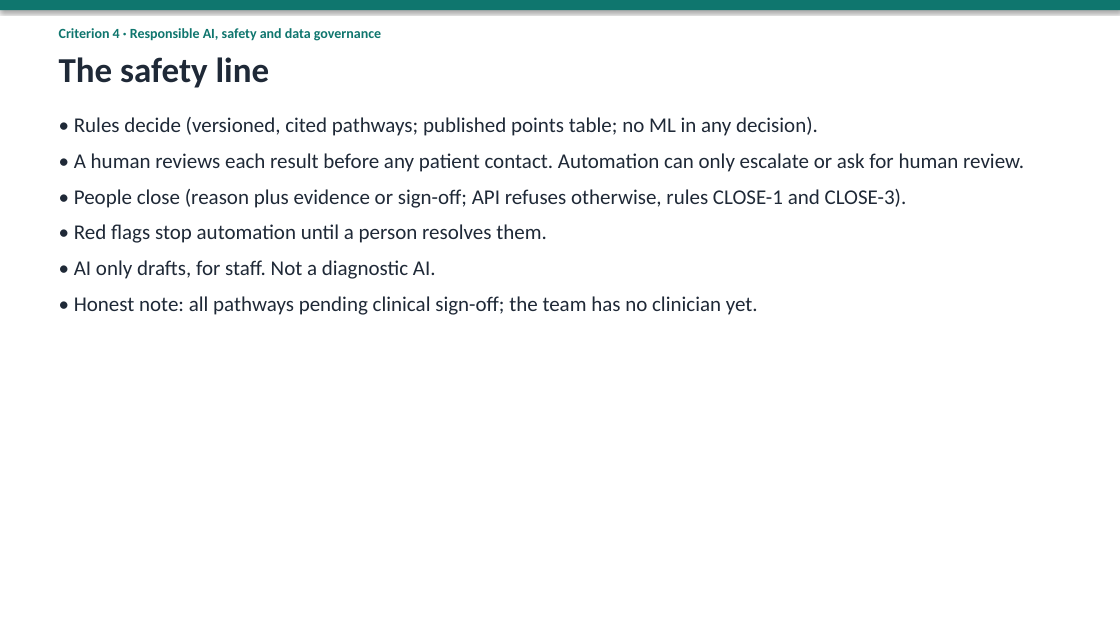
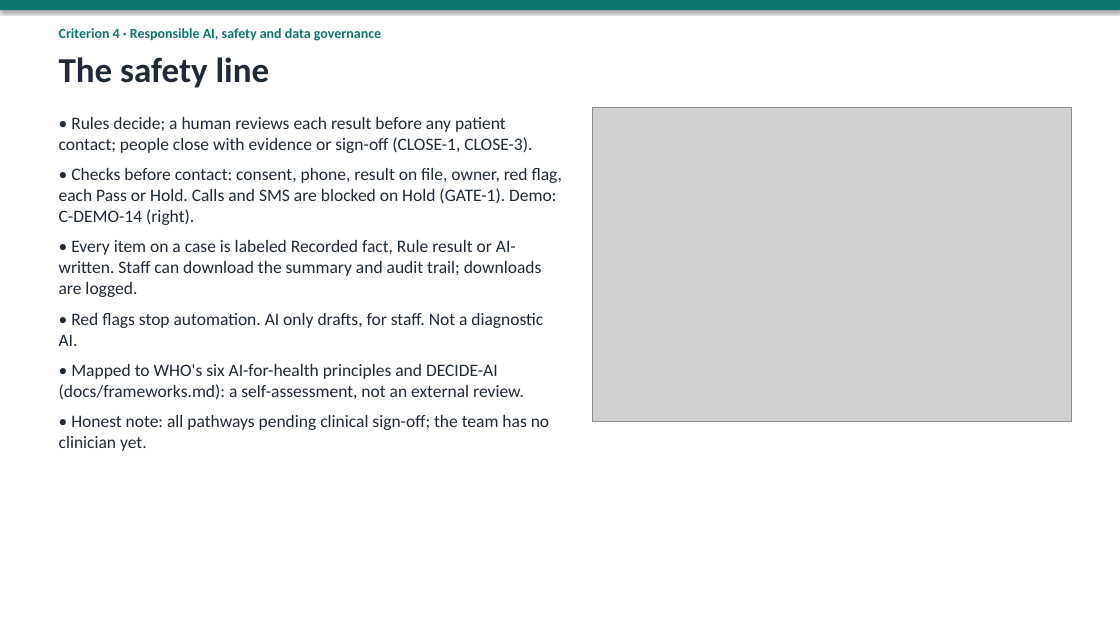
Before and after one commit to BKDKUBO/loopcloser, a slide deck: slide 7 of submission/LoopCloser-deck-DRAFT.pptx (slide 6 before the commit). Drawn at 1120x630 pixels with LibreOffice and Linux fonts; fonts in the diff are those of the drawing; grey boxes stand for pictures. Boxes give left, top, right and bottom in pixels: in the first picture for what was removed or moved away, otherwise in the second. Text is boxed around its words. In the diff, an @@ line names an element or a change of style, - is before the commit and + after.

```diff
--- a/submission/LoopCloser-deck-DRAFT.pptx
+++ b/submission/LoopCloser-deck-DRAFT.pptx
@@ text at bbox=[59, 117, 562, 400]: text changed; size 18 to 15 pt @@
-• Rules decide (versioned, cited pathways; published points table; no ML in any decision).
-• A human reviews each result before any patient contact. Automation can only escalate or ask for human review.
-• People close (reason plus evidence or sign-off; API refuses otherwise, rules CLOSE-1 and CLOSE-3).
-• Red flags stop automation until a person resolves them.
-• AI only drafts, for staff. Not a diagnostic AI.
+• Rules decide; a human reviews each result before any patient contact; people close with evidence or sign-off (CLOSE-1, CLOSE-3).
+• Checks before contact: consent, phone, result on file, owner, red flag, each Pass or Hold. Calls and SMS are blocked on Hold (GATE-1). Demo: C-DEMO-14 (right).
+• Every item on a case is labeled Recorded fact, Rule result or AI-written. Staff can download the summary and audit trail; downloads are logged.
+• Red flags stop automation. AI only drafts, for staff. Not a diagnostic AI.
+• Mapped to WHO's six AI-for-health principles and DECIDE-AI (docs/frameworks.md): a self-assessment, not an external review.
@@ picture added at bbox=[592, 108, 1071, 422] @@
@@ text at bbox=[59, 415, 549, 451]: size 18 to 15 pt in "• Honest note: all pathways pending clinical ..."; less space between paragraphs @@
```
Also in this commit, not shown: 6 other slides changed, 1 slide added, 4 other files.
